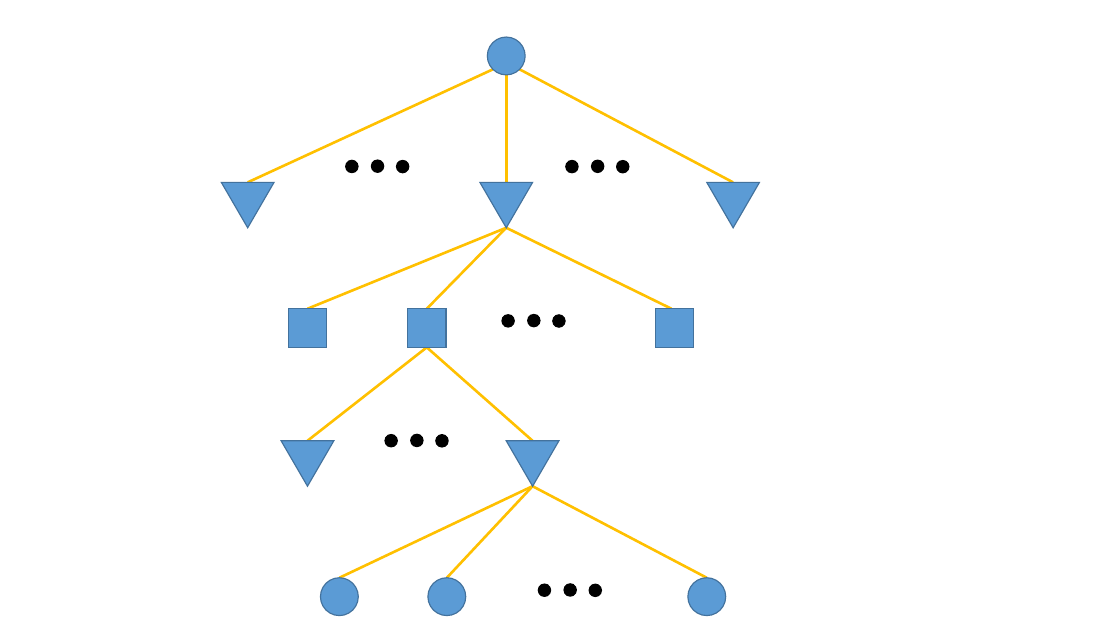
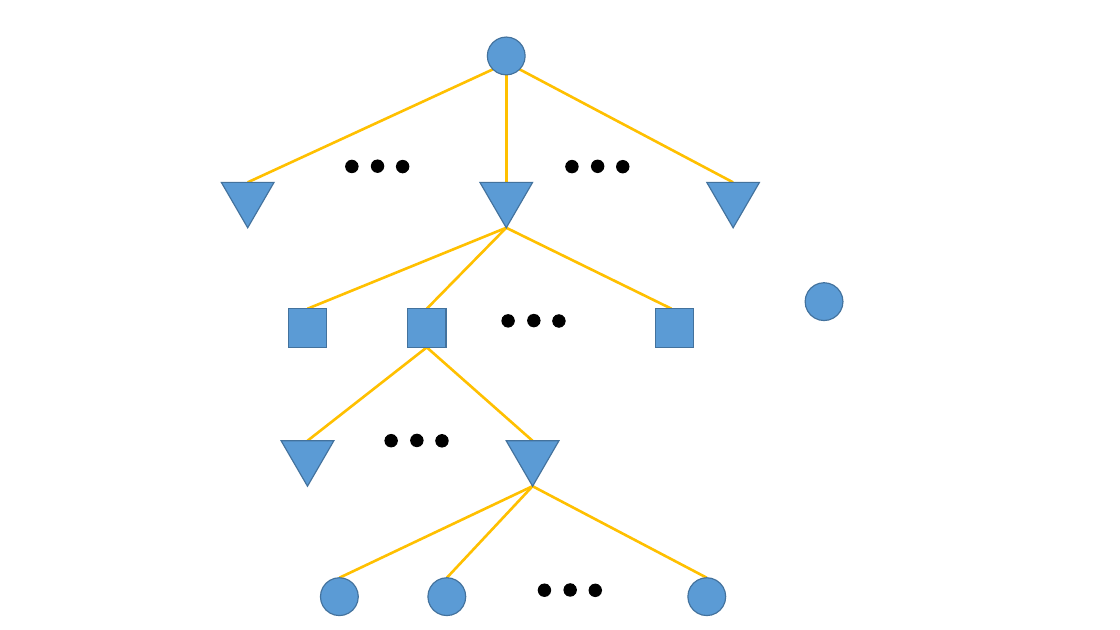
Before and after one commit to itaicaspi/AI, a slide deck: slide 1 of HW2/drawings.pptx. Drawn at 1120x630 pixels with LibreOffice and Linux fonts; fonts in the diff are those of the drawing. Boxes give left, top, right and bottom in pixels: in the first picture for what was removed or moved away, otherwise in the second. Text is boxed around its words. In the diff, an @@ line names an element or a change of style, - is before the commit and + after.

```diff
--- a/HW2/drawings.pptx
+++ b/HW2/drawings.pptx
@@ ellipse added at (x1=806, y1=283, x2=844, y2=321), fill #5B9BD5, outline #43739E 1 pt @@
```
Also in this commit, not shown: 1 slide added, 1 other file.
